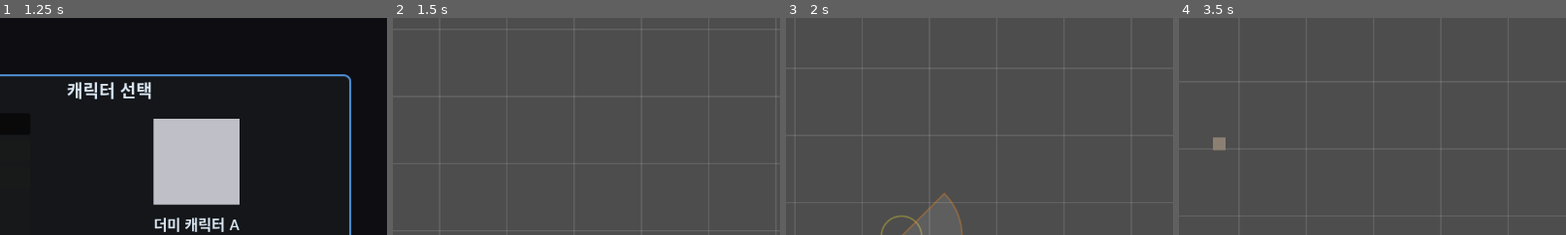
Above: before the commit, frames 1-4 (left to right).
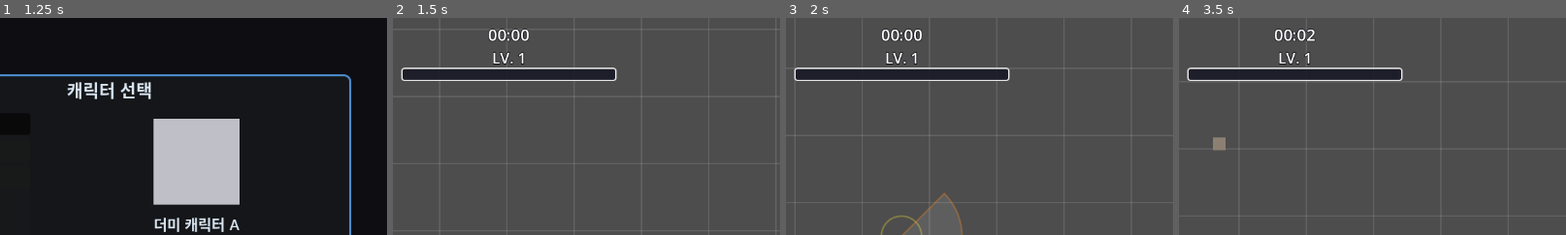
Above: after the commit, the same moments.

Repository: seunnna7/DinoSurvivor
Game: Godot game, scene res://scenes/main/MainMenu.tscn
Two runs of this game, one before a commit and one after it. Both use one fixed random seed, a clock stepped at 60 frames per second and the inputs below.
Inputs:
- Up to frame 1 (1.25 s): click "게임 시작" at 0.5 s
- Up to frame 2 (1.5 s): click "게임 시작" at 1.25 s
- Up to frame 3 (2 s): no input
- Up to frame 4 (3.5 s): hold Right (ui_right) 2.03-2.78 s; hold Down (ui_down) from 2.78 s (still down)
The pictures show only the part of the screen within x 35-85%, y 0-50%; the shares and areas given below are measured in that part.

Frame 1 is identical in both runs. In frame 2, 3.8% of the frame differs, in the area x 2-58%, y 4-30%; in frame 3, 3.8%; in frame 4, 3.8%.

Commit message:
경험치 및 레벨 표시 UI 구현, 실시간 생존시간 타이머 기능 구현

Diff:
--- a/dino-survivor-develop/autoload/run_state.gd
+++ b/dino-survivor-develop/autoload/run_state.gd
@@ -7,6 +7,7 @@
 signal skill_acquired(data: SkillData)                      ## 스킬 신규 획득 (Lv.1) — HUD가 슬롯을 새로 추가
 signal skill_leveled_up(data: SkillData, new_level: int)    ## 이미 보유한 스킬 레벨업 — HUD가 레벨 텍스트만 갱신
 signal gold_changed(new_total: int)                         ## 골드 HUD가 이 신호를 받아 숫자를 갱신
+signal experience_changed(current: int, needed: int)        ## 레벨/경험치 HUD가 이 신호를 받아 게이지 바를 갱신
 
 var current_species: SpeciesData
 var current_stance: SkillData.Stance = SkillData.Stance.BIPED
@@ -36,13 +37,14 @@
 	if is_game_over:
 		return
 	experience += amount
-	while experience >= _xp_to_next_level():
-		experience -= _xp_to_next_level()
+	while experience >= xp_to_next_level():
+		experience -= xp_to_next_level()
 		level += 1
 		leveled_up.emit(level)
+	experience_changed.emit(experience, xp_to_next_level())
 
 ## 다음 레벨까지 필요한 경험치. 간단한 선형 증가 (추후 밸런싱 시 조정 예정)
-func _xp_to_next_level() -> int:
+func xp_to_next_level() -> int:
 	return 10 + (level - 1) * 5
 
 ## 골드 코인 등에서 호출. 이번 런에서 번 골드는 게임 오버 시 MetaProgress로 합산됩니다.
@@ -57,3 +59,10 @@
 
 func skill_level(id: StringName) -> int:
 	return skill_levels.get(id, 0)
+
+## 생존시간(elapsed_time) 등 초 단위 값을 "분:초" 형태(예: 03:45)로 표시할 때 공용으로 사용
+static func format_time(total_seconds: float) -> String:
+	var total := int(total_seconds)
+	var minutes := total / 60
+	var seconds := total % 60
+	return "%02d:%02d" % [minutes, seconds]
--- a/dino-survivor-develop/scenes/skills/OrbitBladeSkill.tscn
+++ b/dino-survivor-develop/scenes/skills/OrbitBladeSkill.tscn
@@ -1,6 +1,6 @@
-[gd_scene format=3]
+[gd_scene format=3 uid="uid://cis8s5gib6cc6"]
 
-[ext_resource type="Script" path="res://scripts/systems/skills/orbit_blade_skill.gd" id="1"]
+[ext_resource type="Script" uid="uid://dmgp4sbsxa6gb" path="res://scripts/systems/skills/orbit_blade_skill.gd" id="1"]
 
-[node name="OrbitBladeSkill" type="Node"]
+[node name="OrbitBladeSkill" type="Node" unique_id=447941036]
 script = ExtResource("1")
--- a/dino-survivor-develop/scenes/ui/GameOverUI.tscn
+++ b/dino-survivor-develop/scenes/ui/GameOverUI.tscn
@@ -56,6 +56,13 @@
 horizontal_alignment = 1
 text = "GAME OVER"
 
+[node name="SurvivalTimeLabel" type="Label" parent="Panel/VBox"]
+layout_mode = 2
+theme_override_colors/font_color = Color(0.9, 0.9, 0.9, 1)
+theme_override_font_sizes/font_size = 18
+horizontal_alignment = 1
+text = "최종 생존시간: 00:00"
+
 [node name="RetryButton" type="Button" parent="Panel/VBox"]
 layout_mode = 2
 theme_override_font_sizes/font_size = 18
--- a/dino-survivor-develop/scenes/ui/GameUI.tscn
+++ b/dino-survivor-develop/scenes/ui/GameUI.tscn
@@ -1,10 +1,12 @@
-[gd_scene load_steps=6 format=3]
+[gd_scene load_steps=8 format=3]
 
 [ext_resource type="PackedScene" path="res://scenes/ui/SkillHUD.tscn" id="1"]
 [ext_resource type="PackedScene" path="res://scenes/ui/LevelUpUI.tscn" id="2"]
 [ext_resource type="PackedScene" path="res://scenes/ui/HealthBar.tscn" id="3"]
 [ext_resource type="PackedScene" path="res://scenes/ui/GameOverUI.tscn" id="4"]
 [ext_resource type="PackedScene" path="res://scenes/ui/GoldHUD.tscn" id="5"]
+[ext_resource type="PackedScene" path="res://scenes/ui/LevelHUD.tscn" id="6"]
+[ext_resource type="PackedScene" path="res://scenes/ui/SurvivalTimerHUD.tscn" id="7"]
 
 [node name="GameUI" type="CanvasLayer"]
 
@@ -17,3 +19,7 @@
 [node name="GameOverUI" parent="." instance=ExtResource("4")]
 
 [node name="GoldHUD" parent="." instance=ExtResource("5")]
+
+[node name="LevelHUD" parent="." instance=ExtResource("6")]
+
+[node name="SurvivalTimerHUD" parent="." instance=ExtResource("7")]
--- /dev/null
+++ b/dino-survivor-develop/scenes/ui/LevelHUD.tscn
@@ -0,0 +1,62 @@
+[gd_scene load_steps=4 format=3]
+
+[ext_resource type="Script" path="res://scripts/ui/level_hud.gd" id="1"]
+
+[sub_resource type="StyleBoxFlat" id="StyleBoxFlat_bg"]
+bg_color = Color(0.1, 0.1, 0.15, 0.9)
+border_width_left = 2
+border_width_top = 2
+border_width_right = 2
+border_width_bottom = 2
+border_color = Color(0.9, 0.9, 0.9, 1)
+corner_radius_top_left = 4
+corner_radius_top_right = 4
+corner_radius_bottom_right = 4
+corner_radius_bottom_left = 4
+
+[sub_resource type="StyleBoxFlat" id="StyleBoxFlat_fill"]
+bg_color = Color(0.25, 0.65, 0.95, 1)
+corner_radius_top_left = 3
+corner_radius_top_right = 3
+corner_radius_bottom_right = 3
+corner_radius_bottom_left = 3
+
+[node name="LevelHUD" type="Control"]
+anchors_preset = 8
+anchor_left = 0.5
+anchor_top = 0.0
+anchor_right = 0.5
+anchor_bottom = 0.0
+offset_left = -160.0
+offset_top = 44.0
+offset_right = 160.0
+offset_bottom = 94.0
+grow_horizontal = 2
+grow_vertical = 1
+script = ExtResource("1")
+
+[node name="LevelLabel" type="Label" parent="."]
+layout_mode = 0
+offset_left = 0.0
+offset_top = 0.0
+offset_right = 320.0
+offset_bottom = 26.0
+theme_override_colors/font_color = Color(1, 1, 1, 1)
+theme_override_colors/font_outline_color = Color(0.05, 0.05, 0.08, 1)
+theme_override_constants/outline_size = 4
+theme_override_font_sizes/font_size = 22
+text = "LV. 1"
+horizontal_alignment = 1
+
+[node name="ExperienceBar" type="ProgressBar" parent="."]
+layout_mode = 0
+offset_left = 0.0
+offset_top = 30.0
+offset_right = 320.0
+offset_bottom = 50.0
+theme_override_styles/background = SubResource("StyleBoxFlat_bg")
+theme_override_styles/fill = SubResource("StyleBoxFlat_fill")
+min_value = 0.0
+max_value = 10.0
+value = 0.0
+show_percentage = false
--- /dev/null
+++ b/dino-survivor-develop/scenes/ui/SurvivalTimerHUD.tscn
@@ -0,0 +1,23 @@
+[gd_scene load_steps=2 format=3]
+
+[ext_resource type="Script" path="res://scripts/ui/survival_timer_hud.gd" id="1"]
+
+[node name="SurvivalTimerHUD" type="Label"]
+anchors_preset = 8
+anchor_left = 0.5
+anchor_top = 0.0
+anchor_right = 0.5
+anchor_bottom = 0.0
+offset_left = -60.0
+offset_top = 8.0
+offset_right = 60.0
+offset_bottom = 34.0
+grow_horizontal = 2
+grow_vertical = 1
+theme_override_colors/font_color = Color(1, 1, 1, 1)
+theme_override_colors/font_outline_color = Color(0.05, 0.05, 0.08, 1)
+theme_override_constants/outline_size = 4
+theme_override_font_sizes/font_size = 24
+text = "00:00"
+horizontal_alignment = 1
+script = ExtResource("1")
--- a/dino-survivor-develop/scripts/ui/game_over_ui.gd
+++ b/dino-survivor-develop/scripts/ui/game_over_ui.gd
@@ -5,6 +5,7 @@
 
 @onready var retry_button: Button = $Panel/VBox/RetryButton
 @onready var main_menu_button: Button = $Panel/VBox/MainMenuButton
+@onready var survival_time_label: Label = $Panel/VBox/SurvivalTimeLabel
 
 func _ready() -> void:
 	process_mode = Node.PROCESS_MODE_ALWAYS
@@ -20,6 +21,7 @@
 		return
 	RunState.is_game_over = true
 	MetaProgress.add_gold(RunState.gold)  # 런 종료 시점에 이번 판 골드를 보유 골드에 1회 합산
+	survival_time_label.text = "최종 생존시간: %s" % RunState.format_time(RunState.elapsed_time)
 	visible = true
 	get_tree().paused = true
 
--- /dev/null
+++ b/dino-survivor-develop/scripts/ui/level_hud.gd
@@ -0,0 +1,20 @@
+extends Control
+## 화면 상단 중앙, 현재 레벨 텍스트와 경험치 게이지 바를 표시.
+## RunState.leveled_up / experience_changed 신호로 실시간 갱신됩니다 (health_bar.gd와 동일한 반응형 바인딩 패턴).
+## 경험치 바는 수치 텍스트 없이 채워지는 정도로만 진행 상황을 보여줍니다.
+
+@onready var _level_label: Label = $LevelLabel
+@onready var _xp_bar: ProgressBar = $ExperienceBar
+
+func _ready() -> void:
+	RunState.leveled_up.connect(_on_leveled_up)
+	RunState.experience_changed.connect(_on_experience_changed)
+	_on_leveled_up(RunState.level)
+	_on_experience_changed(RunState.experience, RunState.xp_to_next_level())
+
+func _on_leveled_up(new_level: int) -> void:
+	_level_label.text = "LV. %d" % new_level
+
+func _on_experience_changed(current: int, needed: int) -> void:
+	_xp_bar.max_value = needed
+	_xp_bar.value = current
--- /dev/null
+++ b/dino-survivor-develop/scripts/ui/survival_timer_hud.gd
@@ -0,0 +1,8 @@
+extends Label
+## 화면 상단 중앙, 생존시간을 분:초로 실시간 표시.
+## RunState.elapsed_time은 WaveManager._process에서만 누적되고, WaveManager는
+## 기본 process_mode(PAUSABLE)라 게임 일시정지(레벨업 카드 등) 중엔 멈춘다 — 이 라벨도
+## 같은 이유로 별도 신호 없이 매 프레임 값을 읽기만 해도 자동으로 함께 일시정지된다.
+
+func _process(_delta: float) -> void:
+	text = RunState.format_time(RunState.elapsed_time)
Not shown, added: dino-survivor-develop/scripts/ui/level_hud.gd.uid
Not shown, added: dino-survivor-develop/scripts/ui/survival_timer_hud.gd.uid
